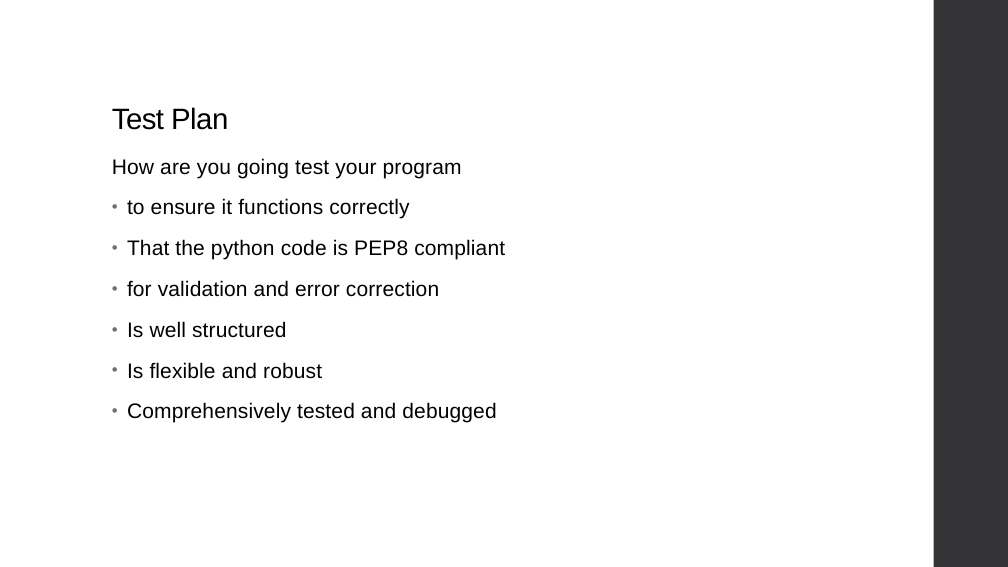
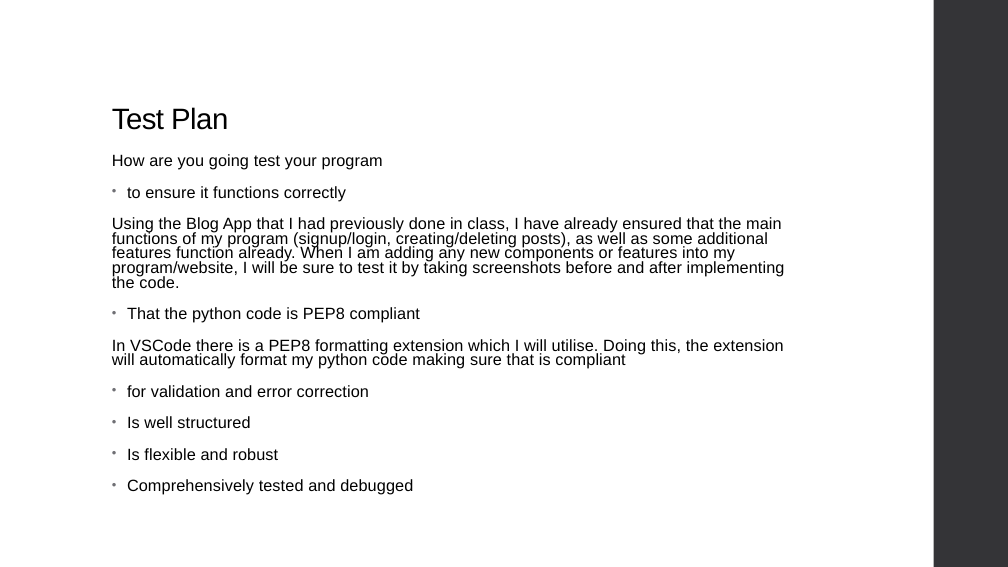
Before and after one commit to niuqaoJ-life/jollibee-fanpage, a slide deck: slide 20 of AS91903_91906_Evidence_Joaquin_Badenas.pptx. Drawn at 1008x567 pixels with LibreOffice and Linux fonts; fonts in the diff are those of the drawing. Boxes give left, top, right and bottom in pixels: in the first picture for what was removed or moved away, otherwise in the second. Text is boxed around its words. In the diff, an @@ line names an element or a change of style, - is before the commit and + after.

```diff
--- a/AS91903_91906_Evidence_Joaquin_Badenas.pptx
+++ b/AS91903_91906_Evidence_Joaquin_Badenas.pptx
@@ text at bbox=[112, 154, 420, 495]: size 20 to 15.5 pt in "How are you going test your program", "to ensure it functions correctly", "That the python code is PEP8 compliant", "for validation and error correction" and 3 more places; line spacing 0.95 to 0.75 @@
@@ text at bbox=[112, 217, 785, 288]: paragraph added @@
+Using the Blog App that I had previously done in class, I have already ensured that the main functions of my program (signup/login, creating/deleting posts), as well as some additional features function already. When I am adding any new components or features into my program/website, I will be sure to test it by taking screenshots before and after implementing the code.
@@ text at bbox=[112, 339, 783, 369]: paragraph added @@
+In VSCode there is a PEP8 formatting extension which I will utilise. Doing this, the extension will automatically format my python code making sure that is compliant
```
Also in this commit, not shown: 1 slide added, 2 other files.
